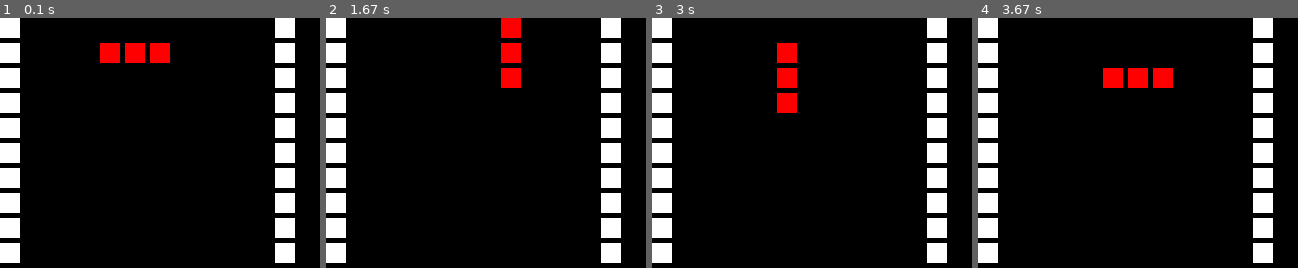
Above: before the commit, frames 1-4 (left to right).
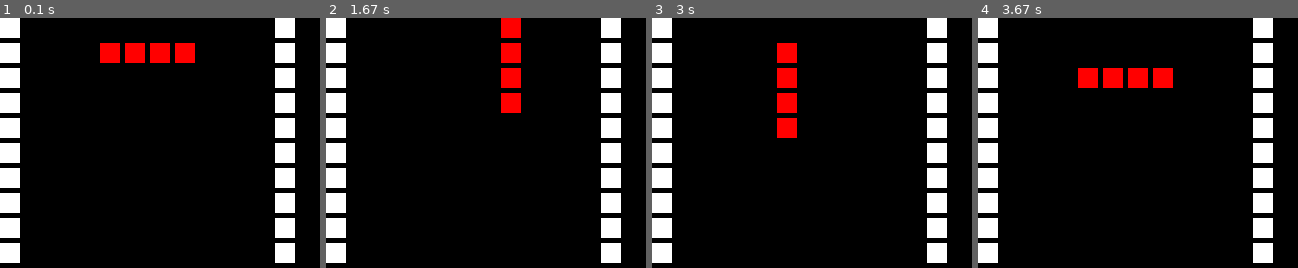
Above: after the commit, the same moments.

Repository: hunpo/pygame
Game: pygame game, started from tetris.py
The game is run twice, just before and just after one commit, with the same random seed, the same clock (stepped at 60 frames per second) and the same inputs.
Inputs:
- Up to frame 1 (0.1 s): no input
- Up to frame 2 (1.67 s): hold Right 0.33-0.8 s; hold Up 0.83-1.13 s; hold Right 1.17-1.63 s
- Up to frame 3 (3 s): hold Left 1.67-2.2 s; hold Down 2.23-2.53 s; hold Left 2.57-2.97 s
- Up to frame 4 (3.67 s): hold Up 3-3.37 s; hold Right from 3.4 s (still down)
The pictures show only the part of the screen within x 0-50%, y 0-50%; the shares and areas given below are measured in that part.

The runs differ from the first frame. In frame 1, 0.5% of the frame differs, in the area x 54-61%, y 10-18%; in frame 2, 0.5%; in frame 3, 0.5%; in frame 4, 0.5%.

Commit message:
四个方格，90度旋转，行列颠倒，列取负值的俄罗斯方块

Diff:
--- a/tetris.py
+++ b/tetris.py
@@ -10,8 +10,13 @@
 RED = (255, 0, 0)
 WHITE = (255, 255, 255)
 BLUE = (0, 0, 255)
-data = [[0, -1, 0, 1], [-1, 0, 1, 0], [0, 1, 0, -1], [1, 0, -1, 0],
-        [-1, 0, 0, 1], [0, 1, 1, 0], [1, 0, 0, -1], [0, -1, -1, 0]]
+data = [[0, -1, 0, 1, 0, 2],
+        [-1, -1, 0, -1, 0, 1],
+        [0, -1, -1, 0, 0, 1],
+        [0, -1, -1, 1, 0, 1],
+        [0, -1, 1, 0, 1, 1],
+        [0, 1, 1, 0, 1, 1],
+        [0, 1, 1, -1, 1, 0]]
 
 pg.init()
 screen = pg.display.set_mode((640, 500))
@@ -57,21 +62,25 @@
 
 
 def move(row, col, rotate, category):
-    row1, col1, row2, col2 = calculate_position(row, col, rotate, category)
+    row1, col1, row2, col2, row3, col3 = calculate_position(
+        row, col, rotate, category)
     print("row1", row1)
     print("col1", col1)
     draw_square(col, row, RED)
     draw_square(col1, row1, RED)
     draw_square(col2, row2, RED)
+    draw_square(col3, row3, RED)
     pg.display.update()
     draw_square(col, row, BLACK)   # 黑色是下一次循环更新
     draw_square(col1, row1, BLACK)
     draw_square(col2, row2, BLACK)
+    draw_square(col3, row3, BLACK)
 
 
 def overlap(row, col, rotate, category):
-    row1, col1, row2, col2 = calculate_position(row, col, rotate, category)
-    if grid[row][col] == 1 or grid[row1][col1] == 1 or grid[row2][col2] == 1:
+    row1, col1, row2, col2, row3, col3 = calculate_position(
+        row, col, rotate, category)
+    if grid[row][col] == 1 or grid[row1][col1] == 1 or grid[row2][col2] == 1 or grid[row3][col3] == 1:
         return 1
     else:
         return 0
@@ -110,10 +119,12 @@
 
 
 def heap_up_erase(row, col, rotate, category):
-    row1, col1, row2, col2 = calculate_position(row, col, rotate, category)
+    row1, col1, row2, col2, row3, col3 = calculate_position(
+        row, col, rotate, category)
     heap_up(row, col)
     heap_up(row1, col1)
     heap_up(row2, col2)
+    heap_up(row3, col3)
     erase_row()
 
 
@@ -131,19 +142,33 @@
         row -= 1
 
 
-def calculate_position(row, col, rotate, category):
-    row1 = row+data[category*4+rotate%4][0]
-    col1 = col+data[category*4+rotate%4][1]
-    row2 = row+data[category*4+rotate%4][2]
-    col2 = col+data[category*4+rotate%4][3]
-    return row1, col1, row2, col2
+def calculate_position(row, col, rotate, category): #row,col 中心值
+    i = 0
+    list = []
+    while i < 3:   # 出去一对基值，剩下的变化量是3对，每对2个,共6个
+        ref_row = data[category][i*2]
+        ref_col = data[category][i*2+1]
+        rotate_count = 0
+        while rotate_count < rotate: #旋转90度时，行列互换，列取负值
+            # 替换
+            a = ref_row  # a用于过渡
+            ref_row = ref_col
+            ref_col = a
+            # 正负颠倒
+            ref_col = -ref_col
+            rotate_count += 1
+        list.append(row+ref_row)
+        list.append(col+ref_col)
+        i += 1
+    print(list)
+    return(list)  # 返回3对，六个
 
 
 def fall():
     rotate = 0
     row = 1     # 代表行从0开始第5个格子
     col = 5  # 代表列  从0开始第5列格子
-    category = 0  # 旋转的种类
+    category = 0  # 旋转的种类,四个方块有7种
     fall_number = 0
     while 1:
         horizontal_distance = 0
@@ -193,7 +218,9 @@
                 rotate = 0
                 row = 0
                 col = 5
-                category = 1-category
+                category += 1
+                if category > 6:  # 四个方块最多7种类型
+                    category = 0
         print("row", row)
         print("col", col)
         move(row, col, rotate, category)
